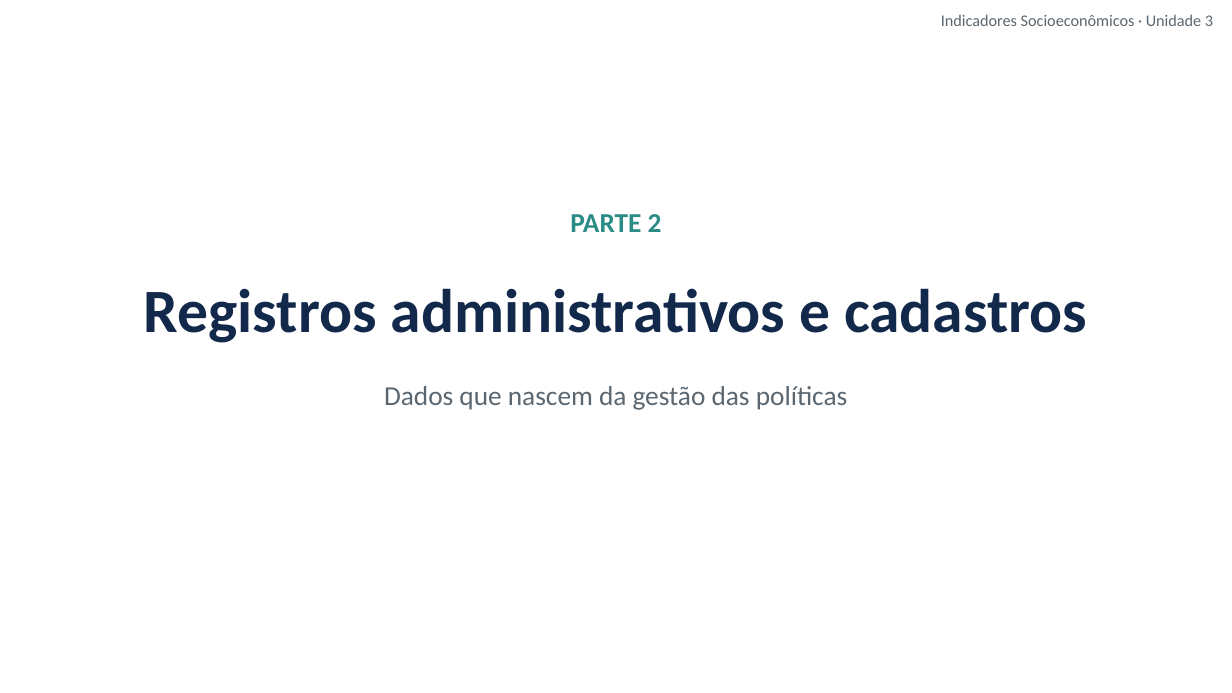
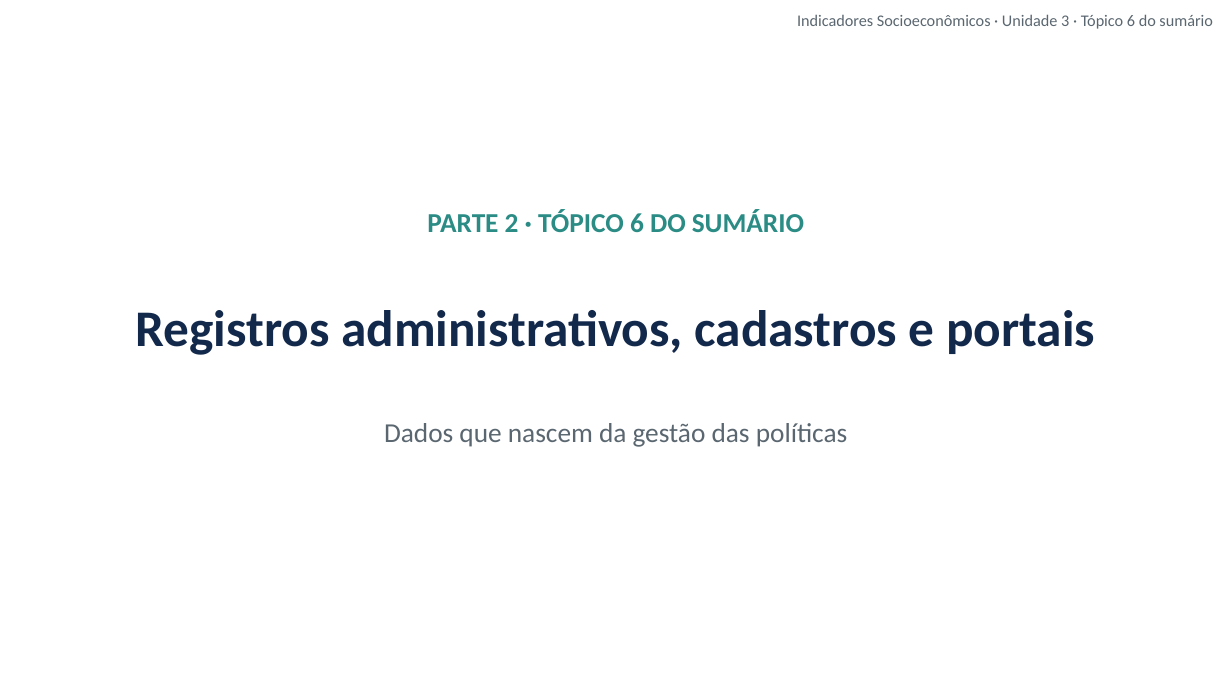
Before and after one commit to cleitonfranco74/gestao_publica, a slide deck: slide 9 of disciplina-08-indicadores-socioeconomicos/materiais/03_Unidade_3_Produtores_de_Dados_e_Fontes.pptx. Drawn at 1232x693 pixels with LibreOffice and Linux fonts; fonts in the diff are those of the drawing; background and template pictures are left out. Boxes give left, top, right and bottom in pixels: in the first picture for what was removed or moved away, otherwise in the second. Text is boxed around its words. In the diff, an @@ line names an element or a change of style, - is before the commit and + after.

```diff
--- a/disciplina-08-indicadores-socioeconomicos/materiais/03_Unidade_3_Produtores_de_Dados_e_Fontes.pptx
+++ b/disciplina-08-indicadores-socioeconomicos/materiais/03_Unidade_3_Produtores_de_Dados_e_Fontes.pptx
@@ text at (797,14,1213,29): text changed @@
-Indicadores Socioeconômicos · Unidade 3
+Indicadores Socioeconômicos · Unidade 3 · Tópico 6 do sumário
@@ text at (427,210,804,232): text changed @@
-PARTE 2
+PARTE 2 · TÓPICO 6 DO SUMÁRIO
@@ text at (136,310,1095,355): text changed; size 36 to 30 pt @@
-Registros administrativos e cadastros
+Registros administrativos, cadastros e portais
@@ text "Dados que nascem da gestão ...": place and size @@
-text "Dados que nascem da gestão ..." at (384,386,848,410)
+text "Dados que nascem da gestão ..." at (384,423,848,447)
```
Also in this commit, not shown: 12 other slides changed, 1 slide added, 8 other files.
